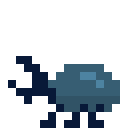
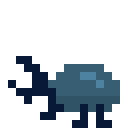
Comparing the layer stacks of the two 128px x 128px images. Changes:
hid "BeetleFrame6" over [40, 104, 112, 128]
showed "BeetleFrame1" over [40, 104, 112, 128]
